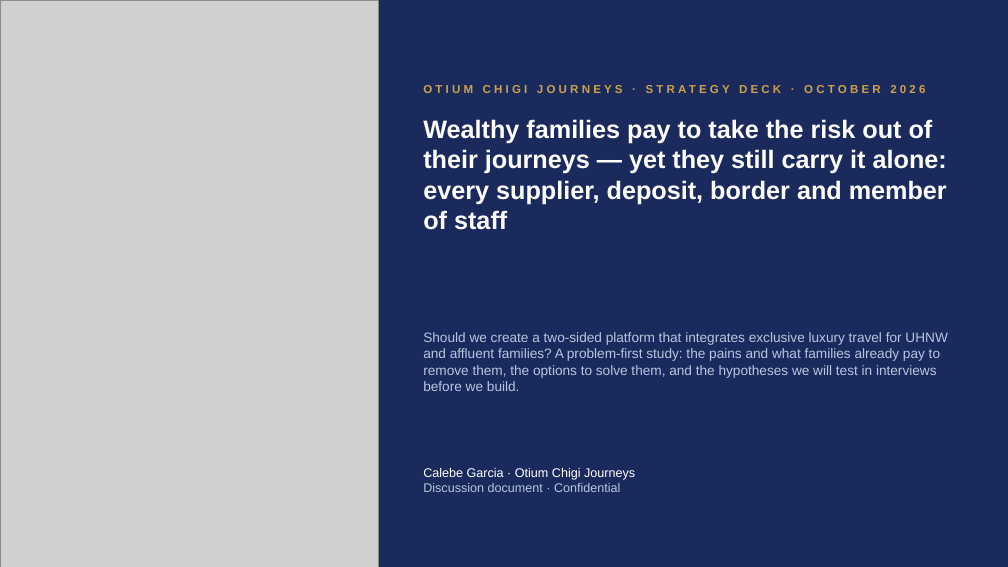
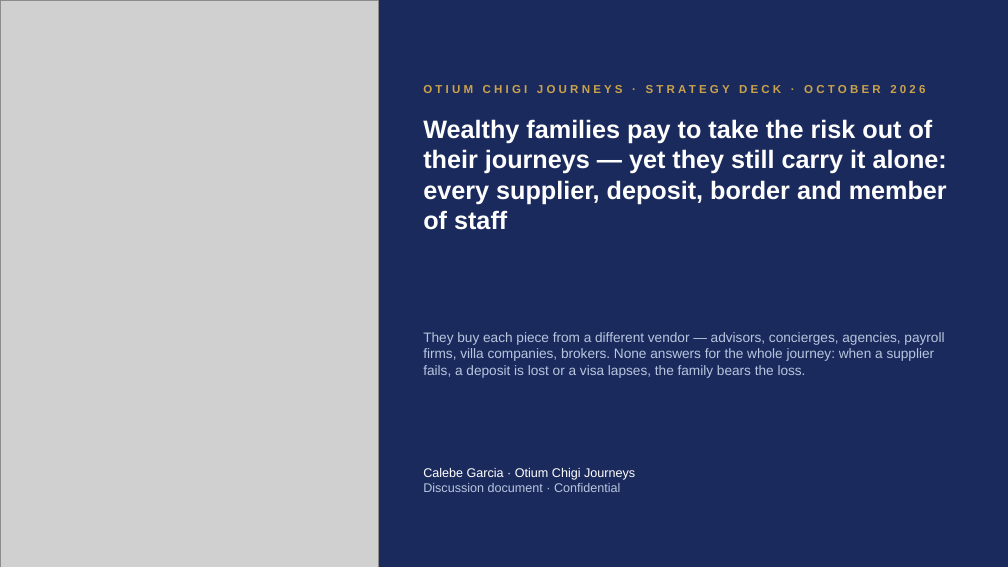
Before and after one commit to algarcalebe-web/legendary-bassoon, a slide deck: slide 1 of deck/Otium_Chigi_Journeys_Strategy_Deck.pptx. Drawn at 1008x567 pixels with LibreOffice and Linux fonts; fonts in the diff are those of the drawing; grey boxes stand for pictures. Boxes give left, top, right and bottom in pixels: in the first picture for what was removed or moved away, otherwise in the second. Text is boxed around its words. In the diff, an @@ line names an element or a change of style, - is before the commit and + after.

```diff
--- a/deck/Otium_Chigi_Journeys_Strategy_Deck.pptx
+++ b/deck/Otium_Chigi_Journeys_Strategy_Deck.pptx
@@ text at [423,332,944,378]: text changed @@
-Should we create a two-sided platform that integrates exclusive luxury travel for UHNW and affluent families? A problem-first study: the pains and what families already pay to remove them, the options to solve them, and the hypotheses we will test in interviews before we build.
+They buy each piece from a different vendor — advisors, concierges, agencies, payroll firms, villa companies, brokers. None answers for the whole journey: when a supplier fails, a deposit is lost or a visa lapses, the family bears the loss.
```
Also in this commit, not shown: 1 other slide changed, 5 slides added, 3 other files.
